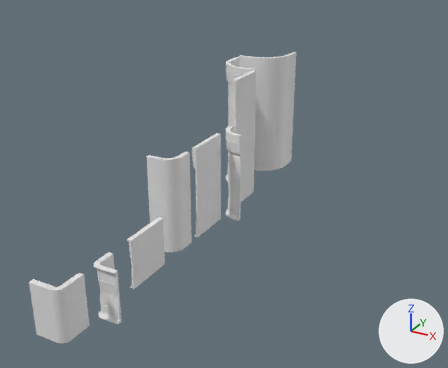
Renders of the FBX model Assets/Game/Models/Environment/Walls/Lab/SM_WallSet_Lab.fbx from each side of a commit.
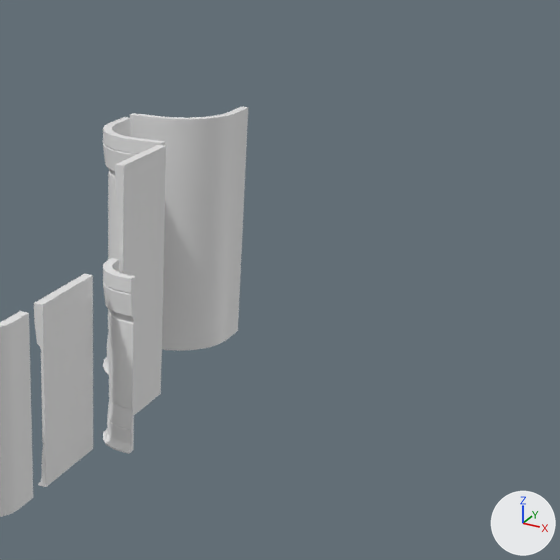
Each version is shown whole from a 50 mm lens placed at (12.35, -17.31, 12.63), pointed at (-0.66, 6.35, 0.8), then close up on the part from 39% to 100% of the width and 0% to 74% of the height. Arrows for +X, +Y and +Z are at lower right; the lights stay in place. Materials are left out; every surface is plain grey. Where no turn or scale is listed for an object, it has been applied to the vertices.

Objects in the first close-up: 'wall_Lab_Tall_CornerO_Upper', 'wall_Lab_Tall_Corner_Base', 'wall_Lab_Tall_Corner_Upper', 'wall_Lab_Tall_Upper', 'wall_Lab_mid_Base', 'wall_Lab_mid_CornerO_Base', 'wall_Lab_mid_CornerO_Upper', 'wall_Lab_mid_Corner_Base', 'wall_Lab_mid_Corner_Upper', 'wall_Lab_mid_Upper'.
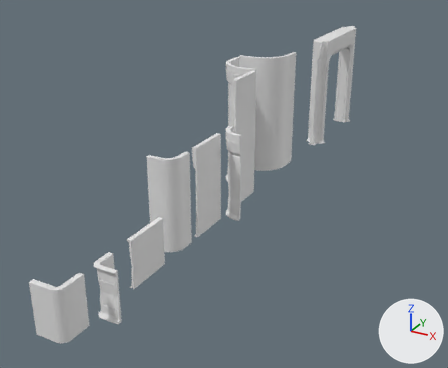
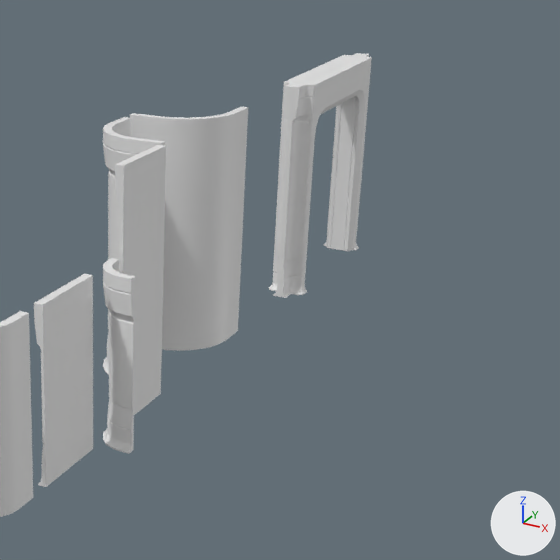
Commit message: wall add 4m door frame

Changed parts and their boxes (x1, y1, x2, y2) in the close-ups (560 x 560 px):
'wall_Lab_Tall_Door_4m_Upper', added: after (273, 53, 372, 280)
'wall_Lab_Tall_Door_4m_Base', added: after (269, 231, 359, 298)

What the commit changed:
Mesh me_mesh_018 is new.
It has 600 vertices, 456 faces and spans x -3.15..3.55, y -6.0..0.0, z 0.0..5.0.
Mesh me_mesh_019 is new.
It has 1806 vertices, 1068 faces and spans x -4.03..4.43, y -6.0..0.0, z 0.52..6.0.
Object 'wall_Lab_Tall_Door_4m_Base' (ob_wall_lab_tall_door_4m_base) is new; it shows me_mesh_018.
Its location is (0.0, 21.54, 0.0).
Object 'wall_Lab_Tall_Door_4m_Upper' (ob_wall_lab_tall_door_4m_upper) is new; it shows me_mesh_019.
Its location is (0.0, 21.54, 0.0).
